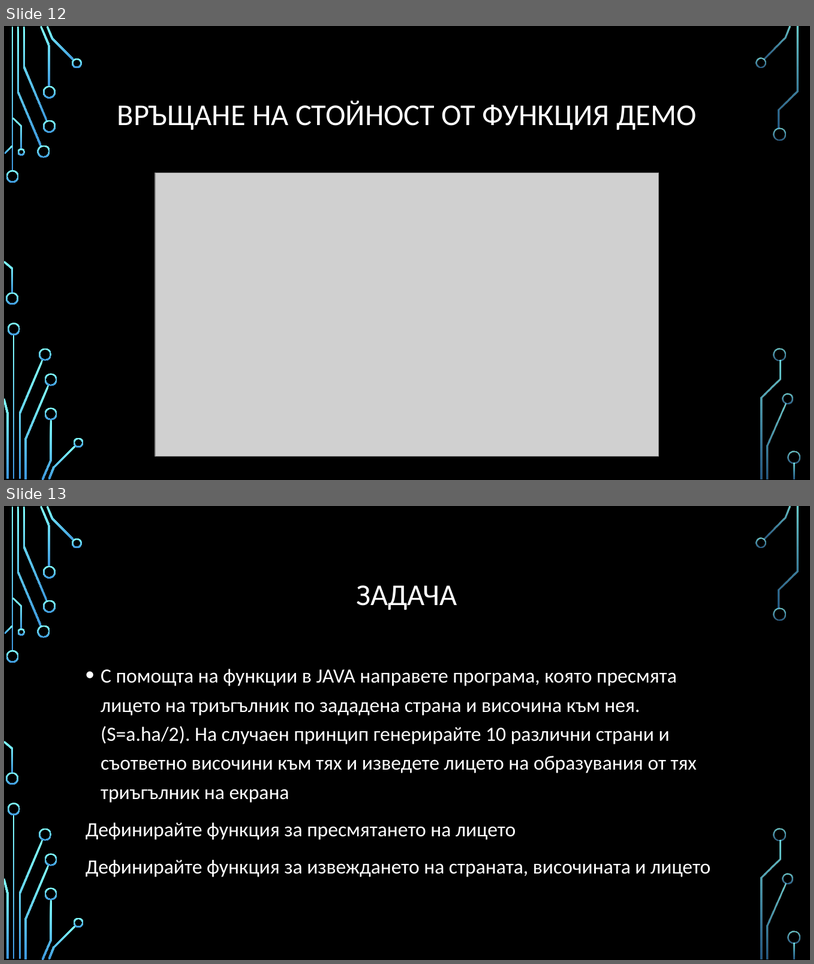
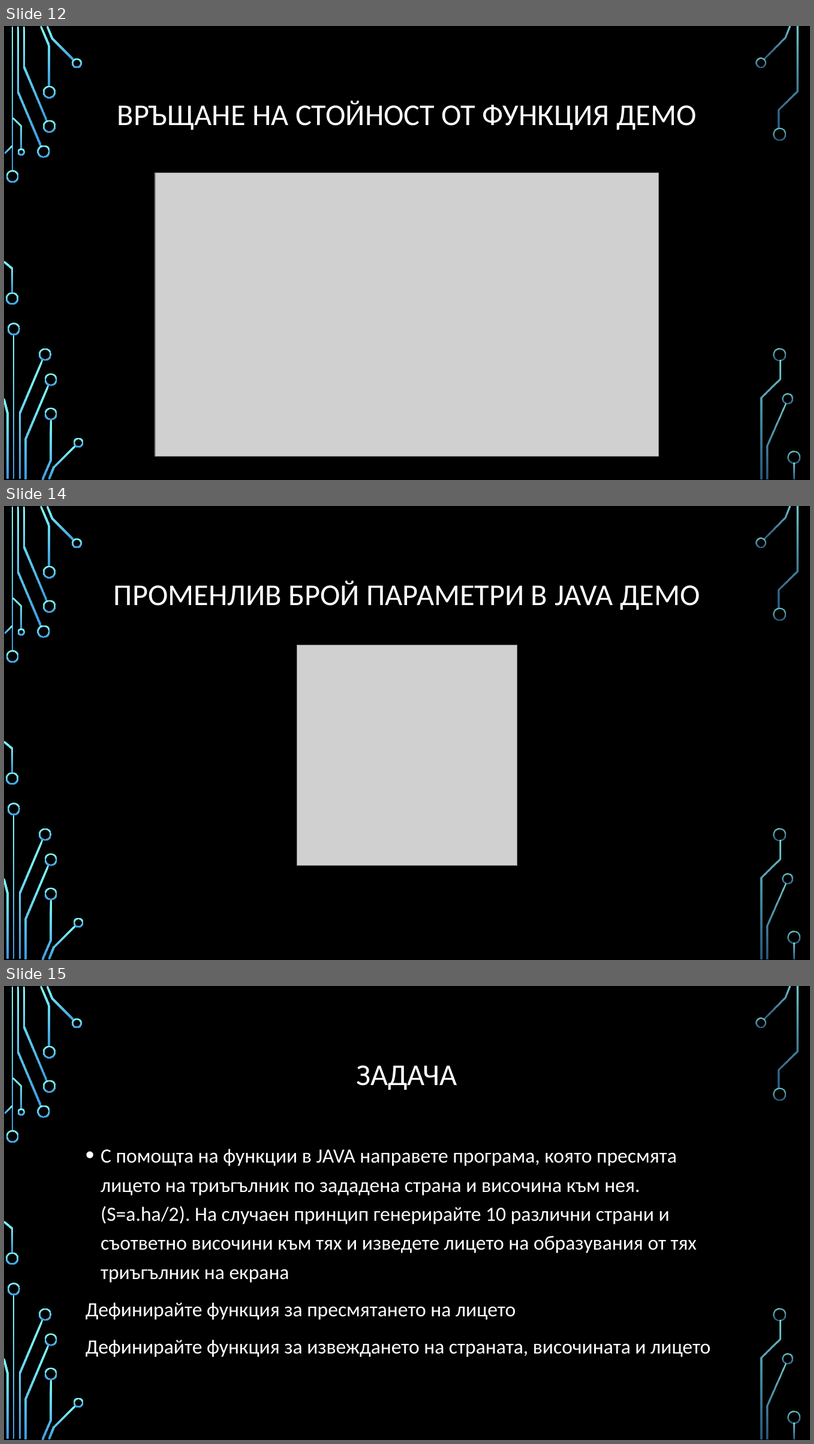
Before and after one commit to Bilyukov/java-course, a slide deck: 04.functions.pptx. Shown one above the other, each under a label of ours: slides 12 and 13 before the commit, slides 12, 14 and 15 after it; the slides between them are not shown. The pictures are 814x964 and 814x1444 pixels, drawn with LibreOffice and Linux fonts; fonts in the diff are those of the drawing; grey boxes stand for pictures; background and template pictures are left out. Boxes give left, top, right and bottom in pixels: in the first picture for what was removed or moved away, otherwise in the second. Text is boxed around its words. In the diff, an @@ line names an element or a change of style, - is before the commit and + after.

```diff
--- a/04.functions.pptx
+++ b/04.functions.pptx
@@ slide 14 added at (4,506,810,960), background picture (left out); not listed: 36 template elements that a slide beside it also shows @@
@@ title added at (114,580,700,610), 36 pt, text #FFFFFF @@
+ПРОМЕНЛИВ БРОЙ ПАРАМЕТРИ В JAVA ДЕМО
@@ picture added at (297,645,517,865) @@
@@ what was slide 13 is now slide 15 @@
```
Also in this commit, not shown: 1 other slide added, 1 other file.
